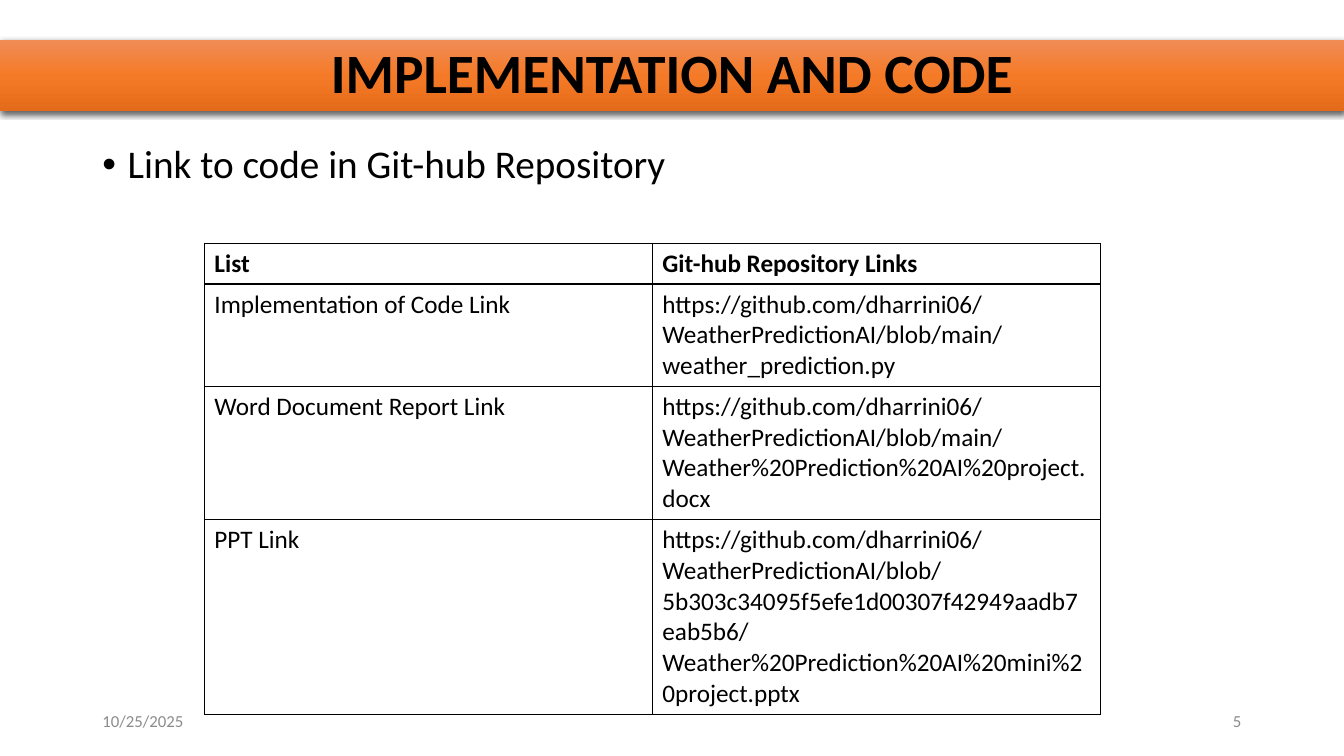
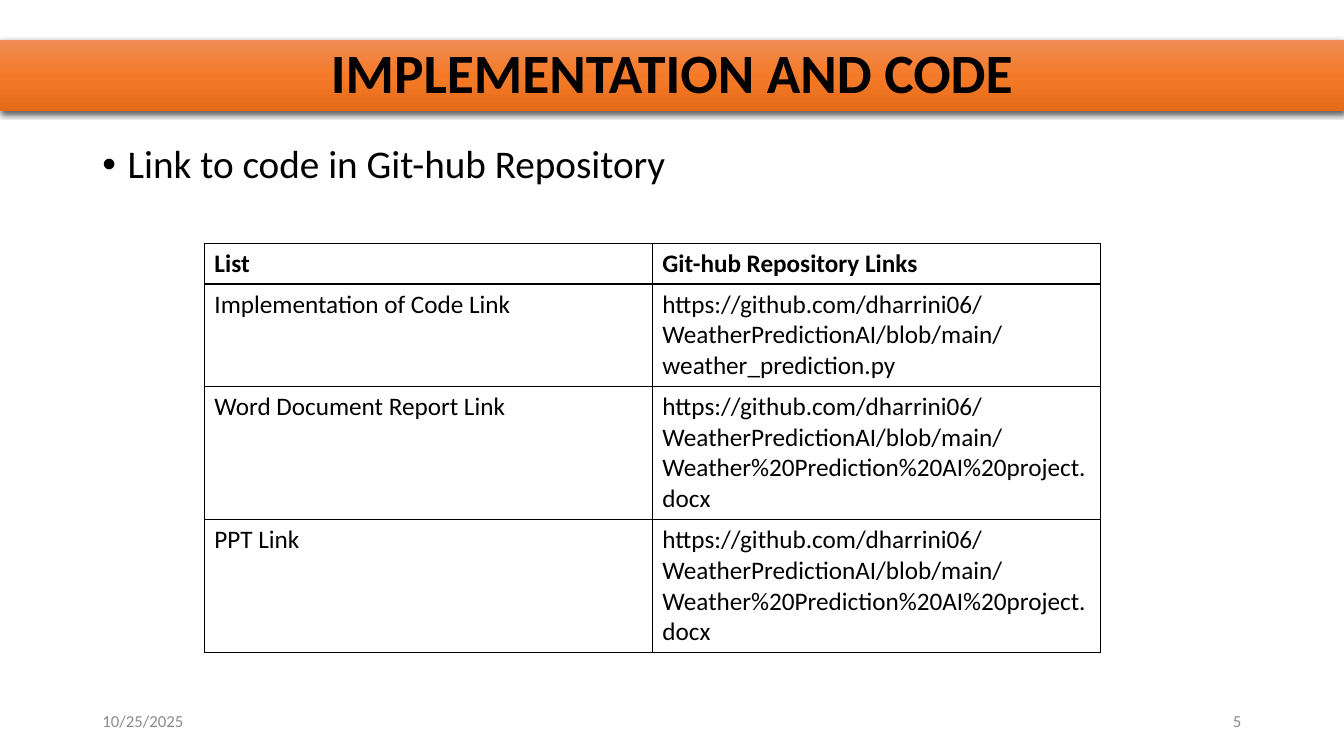
Before and after one commit to dharrini06/WeatherPredictionAI, a slide deck: slide 5 of Weather Prediction AI mini project.pptx. Drawn at 1344x756 pixels with LibreOffice and Linux fonts; fonts in the diff are those of the drawing. Boxes give left, top, right and bottom in pixels: in the first picture for what was removed or moved away, otherwise in the second. Text is boxed around its words. In the diff, an @@ line names an element or a change of style, - is before the commit and + after.

```diff
--- a/Weather Prediction AI mini project.pptx
+++ b/Weather Prediction AI mini project.pptx
@@ table at box(205, 243, 1100, 644) @@
-row 4, column 2: https://github.com/dharrini06/WeatherPredictionAI/blob/5b303c34095f5efe1d00307f42949aadb7eab5b6/Weather%20Prediction%20AI%20mini%20project.pptx
+row 4, column 2: https://github.com/dharrini06/WeatherPredictionAI/blob/main/Weather%20Prediction%20AI%20project.docx
```
